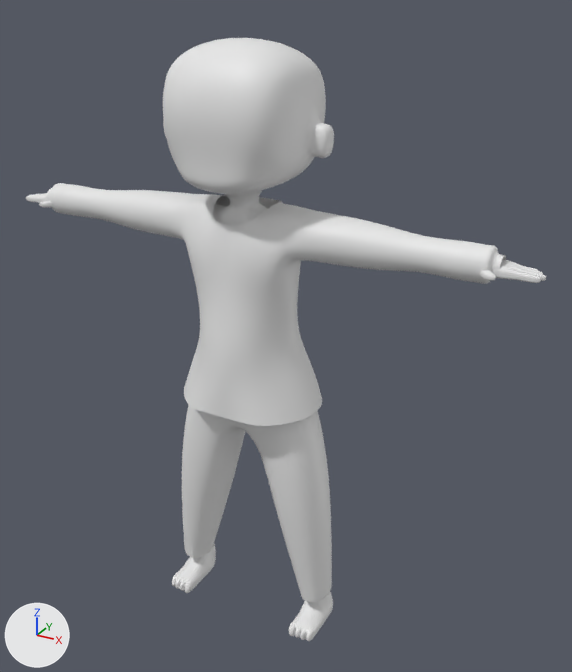
Two versions of the Blender file actors/character/model/Player_model.blend, one commit apart.
Rendered twice from a 50 mm camera at (1.11, -1.796, 1.865) aimed at (0.08, 0.077, 0.928). Lighting does not change. The marker at lower left points along +X, +Y and +Z.

Names of what the first picture shows: 'Cloath', 'Skin'.
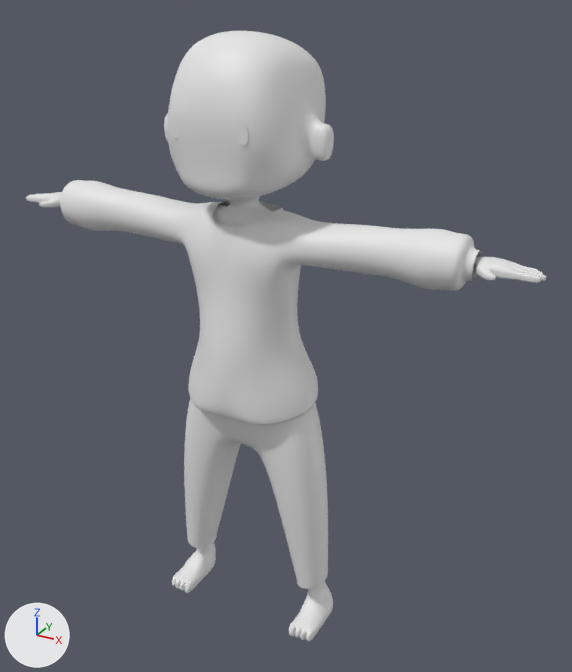
Commit message: player updating

Where the change shows, as pixel boxes [x1, y1, x2, y2] in the pictures (572 x 672 px; the box of a moved part takes in the faces that stretch with it):
'Cloath', reshaped (8% narrower)
    before: [47, 183, 506, 602]
    after: [59, 180, 482, 589]
'Skin', reshaped
    before: [26, 38, 546, 641]
    after: [26, 31, 546, 641]
part 1 of me_cube_002, moved or reshaped
    before: [163, 38, 334, 202]
    after: [164, 31, 334, 203]
part 2 of me_cube_001, built on
    before: [184, 361, 322, 453]
    after: [189, 359, 318, 457]
part 3 of me_cube_001, moved or reshaped
    before: [182, 415, 332, 602]
    after: [184, 416, 328, 589]
part 4 of me_cube_001, moved or reshaped
    before: [47, 183, 506, 298]
    after: [59, 180, 482, 298]

Edits to the bpy script that builds the scene:
```text
Change me_cube_002:
    used by ob_skin; location = (0.0, 0.0, 1.527); scale = (0.203, 0.203, 0.203)
    remove me_cube_002.from_pydata(...)  # 537 vertices, 515 faces; spans x 0.0..3.97, y -0.89..0.97, z -7.59..1.13
    add me_cube_002.from_pydata(...)  # 537 vertices, 515 faces; spans x 0.0..3.97, y -0.89..0.97, z -7.59..1.21
    me_cube_002 part 1: 111 of 537 vertices moved; they spanned x 0.0..1.27, y -0.89..0.97, z -0.74..1.13 and now span x 0.0..1.26, y -0.87..0.97, z -0.81..1.21; mean shift (-0.02, 0.01, 0.0); largest move (0.71, -0.56, 0.8) -> (0.58, -0.48, 0.89)
Change me_cube_001:
    used by ob_cloath; location = (0.0, 0.0, 1.527); scale = (0.203, 0.203, 0.203)
    remove me_cube_001.from_pydata(...)  # 235 vertices, 204 faces; spans x 0.0..3.47, y -0.81..0.95, z -7.1..-0.87
    add me_cube_001.from_pydata(...)  # 253 vertices, 220 faces; spans x 0.0..3.18, y -0.81..0.9, z -6.87..-0.9
    me_cube_001 part 2
    9 vertices are removed from x 0.0..1.11, y -0.78..0.95, z -3.97..-3.82
    8 faces are deleted
    3 vertices in x 0.0, y -0.41..0.52, z -4.23..-4.13 move by (0.0, 0.0, -0.42)
    1 vertex moves from x 0.0, y -0.06, z -4.2 to x 0.0, y -0.06, z -4.61
    27 vertices are added at x 0.0..1.05, y -0.79..0.9, z -3.97..-3.54
    24 new faces join them
    me_cube_001 part 3
    29 vertices in x 0.88..1.35, y -0.25..0.37, z -7.1..-7.04 move by (-0.07, 0.0, 0.23)
    11 vertices in x 0.91..1.24, y -0.23..0.35, z -7.1..-7.06 move by (-0.08, 0.0, 0.23)
    10 vertices move from x 0.46..1.29, y -0.45..0.57, z -5.51..-5.3 to x 0.51..1.25, y -0.39..0.52, z -5.5..-5.31
    me_cube_001 part 4
    4 vertices in x 0.47..0.83, y -0.24..0.2, z -0.99..-0.89 move by (0.0, 0.0, -0.09)
    3 vertices in x 0.43..0.82, y -0.01..0.37, z -0.99..-0.87 move by (0.0, 0.0, -0.1)
    3 vertices in x 0.79..0.84, y -0.28..0.43, z -1.58..-1.43 move by (0.05, 0.0, -0.1)
    78 vertices move from x 0.0..3.47, y -0.48..0.48, z -1.63..-0.94 to x 0.0..3.18, y -0.48..0.48, z -1.74..-0.9
```
